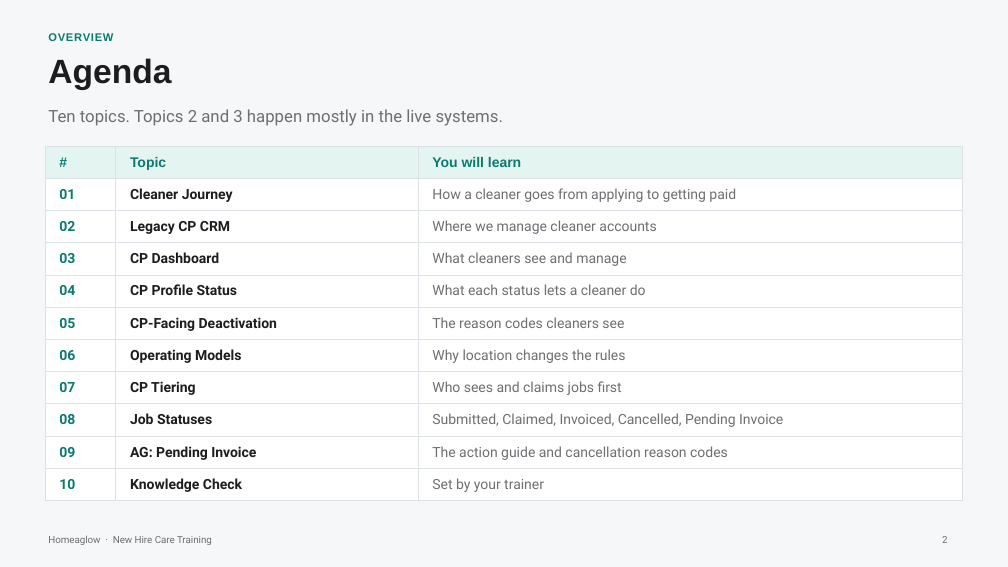
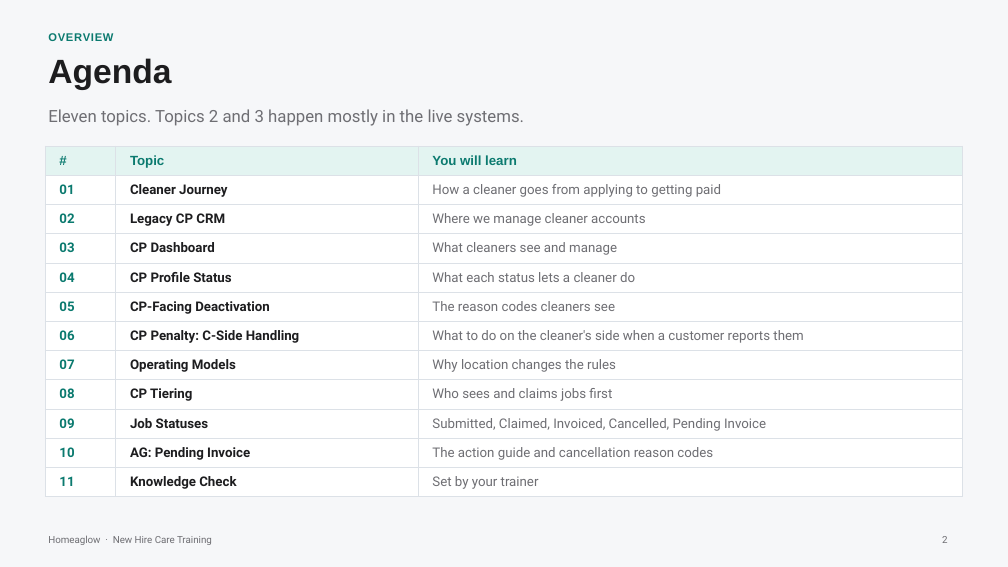
Before and after one commit to anjulimichelle/training, a slide deck: slide 2 of cleaner-foundations/cleaner-foundations-cp-crm.pptx. Drawn at 1008x567 pixels with LibreOffice and Linux fonts; fonts in the diff are those of the drawing. Boxes give left, top, right and bottom in pixels: in the first picture for what was removed or moved away, otherwise in the second. Text is boxed around its words. In the diff, an @@ line names an element or a change of style, - is before the commit and + after.

```diff
--- a/cleaner-foundations/cleaner-foundations-cp-crm.pptx
+++ b/cleaner-foundations/cleaner-foundations-cp-crm.pptx
@@ text at [48,109,524,126]: text changed @@
-Ten topics. Topics 2 and 3 happen mostly in the live systems.
+Eleven topics. Topics 2 and 3 happen mostly in the live systems.
@@ table at [45,146,963,493] @@
-row 7: 06 | Operating Models | Why location changes the rules
-row 8: 07 | CP Tiering | Who sees and claims jobs first
-row 9: 08 | Job Statuses | Submitted, Claimed, Invoiced, Cancelled, Pending Invoice
-row 10: 09 | AG: Pending Invoice | The action guide and cancellation reason codes
-row 11: 10 | Knowledge Check | Set by your trainer
+row 7: 06 | CP Penalty: C-Side Handling | What to do on the cleaner's side when a customer reports them
+row 8: 07 | Operating Models | Why location changes the rules
+row 9: 08 | CP Tiering | Who sees and claims jobs first
+row 10: 09 | Job Statuses | Submitted, Claimed, Invoiced, Cancelled, Pending Invoice
+row 11: 10 | AG: Pending Invoice | The action guide and cancellation reason codes
+row 12: 11 | Knowledge Check | Set by your trainer
```
Also in this commit, not shown: 10 other slides changed, 8 slides added, 1 other file.
